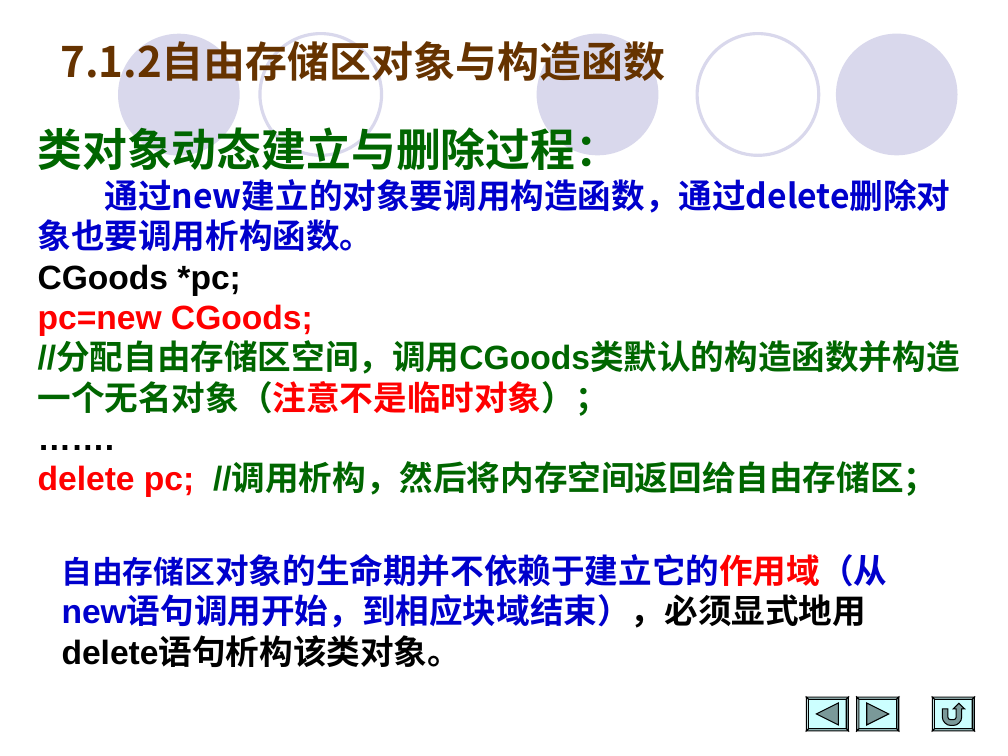
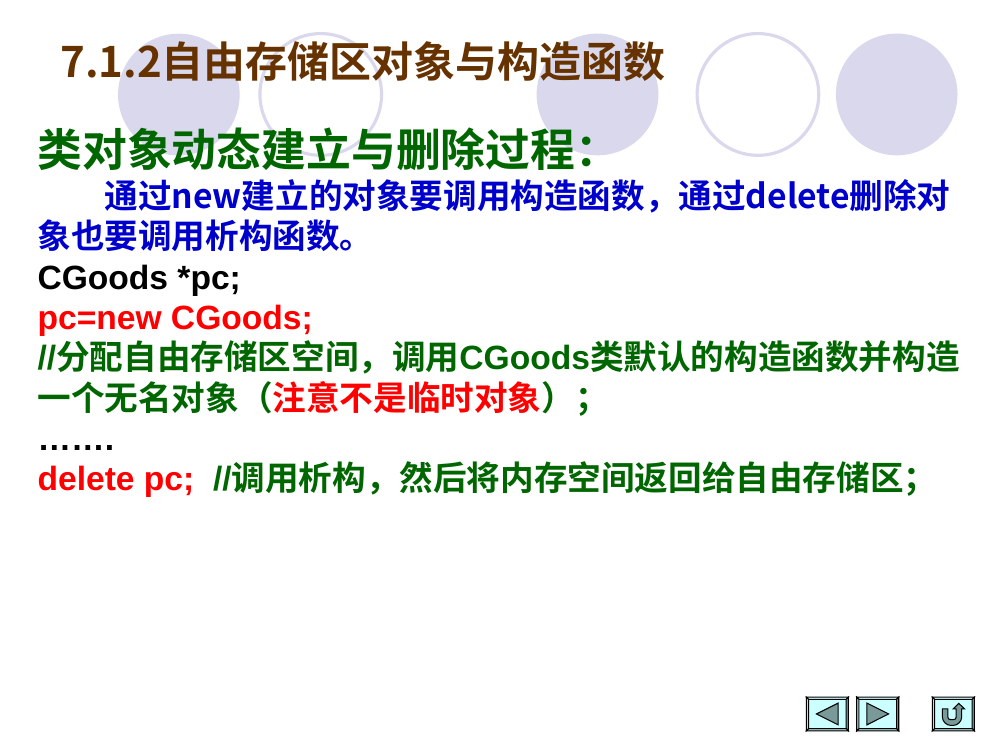
Before and after one commit to Changhe160/Changhe160.github.io, a slide deck: slide 18 of teachingRes/Cplusplus/unit07动态内存分配与数据结构.ppt. Drawn at 1008x756 pixels with LibreOffice and Linux fonts; fonts in the diff are those of the drawing. Boxes give left, top, right and bottom in pixels: in the first picture for what was removed or moved away, otherwise in the second. Text is boxed around its words. In the diff, an @@ line names an element or a change of style, - is before the commit and + after.

```diff
--- a/teachingRes/Cplusplus/unit07动态内存分配与数据结构.ppt
+++ b/teachingRes/Cplusplus/unit07动态内存分配与数据结构.ppt
@@ text removed at [62,554,887,667] @@
-自由存储区对象的生命期并不依赖于建立它的作用域（从new语句调用开始，到相应块域结束），必须显式地用delete语句析构该类对象。
@@ outline redrawn in 3 elements at [806,698,849,731], [857,698,899,731], [932,698,975,731] @@
```
Also in this commit, not shown: 110 other slides changed, 2 slides added, 2 slides removed, 3 other files.
